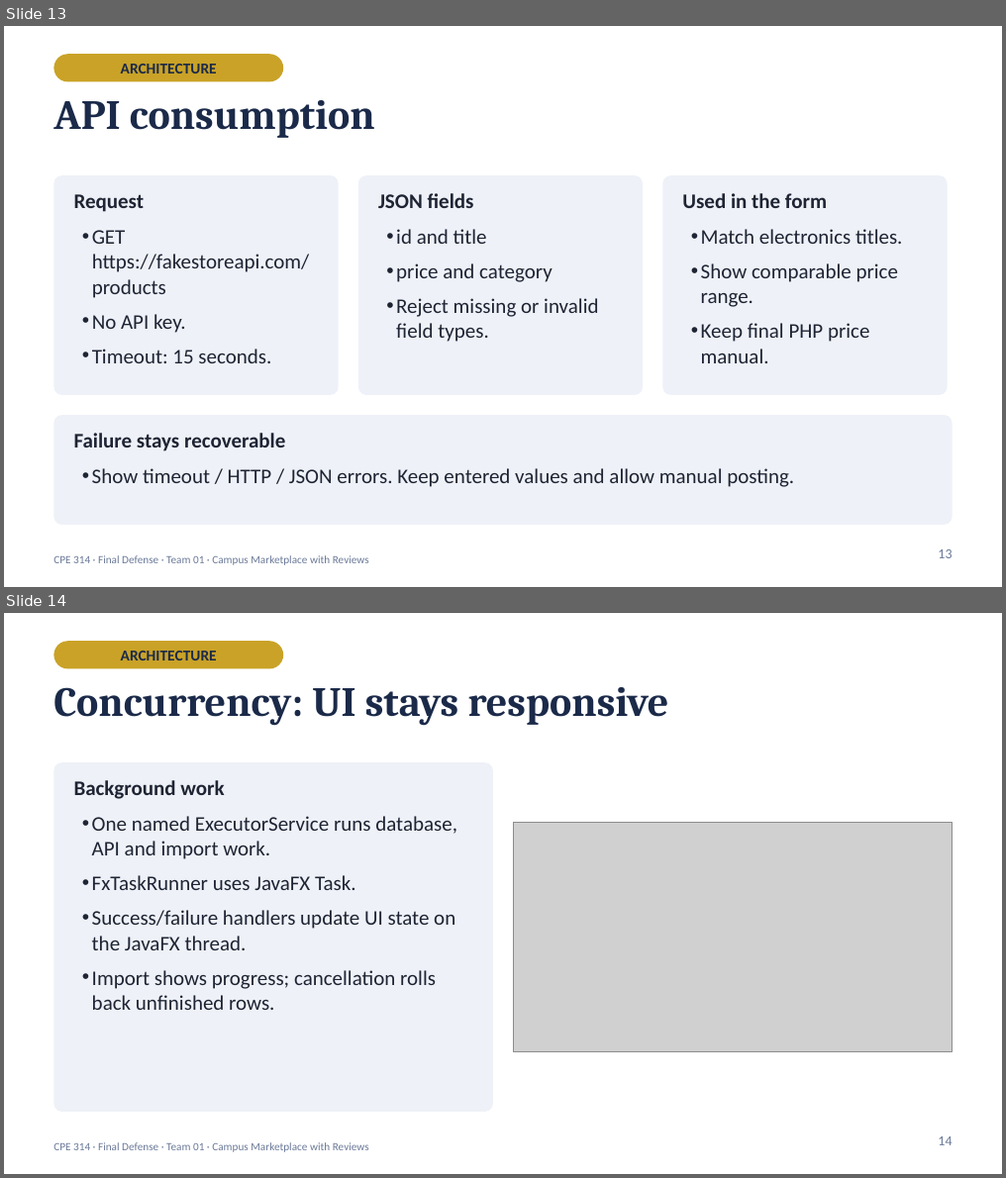
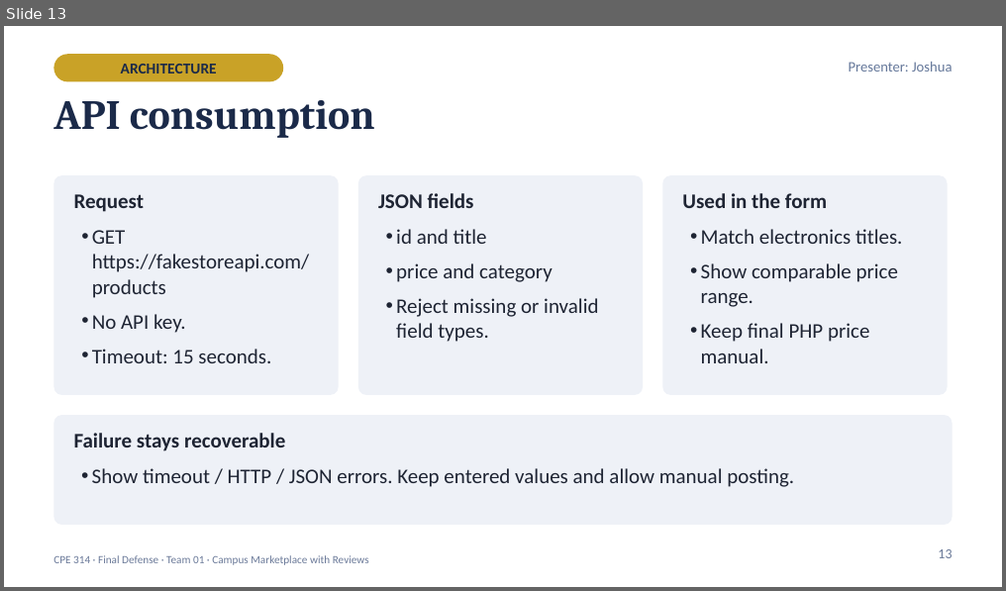
Before and after one commit to XionAce/cpe314-69323-capstone-team-01, a slide deck: docs/Group1_Campus_Marketplace_Final_Defense.pptx. Shown one above the other, each under a label of ours: slides 13 and 14 before the commit, slide 13 after it. The pictures are 1006x1178 and 1006x591 pixels, drawn with LibreOffice and Linux fonts; fonts in the diff are those of the drawing; grey boxes stand for pictures. Boxes give left, top, right and bottom in pixels: in the first picture for what was removed or moved away, otherwise in the second. Text is boxed around its words. In the diff, an @@ line names an element or a change of style, - is before the commit and + after.

```diff
--- a/docs/Group1_Campus_Marketplace_Final_Defense.pptx
+++ b/docs/Group1_Campus_Marketplace_Final_Defense.pptx
@@ slide 14 removed at <box>4,613,1002,1174</box>, background #FFFFFF; not listed: 1 template element that a slide beside it also shows @@
@@ rounded rectangle removed at <box>54,641,283,668</box> @@
@@ text removed at <box>121,651,217,661</box> @@
-ARCHITECTURE
@@ title removed at <box>54,687,669,726</box> @@
-Concurrency: UI stays responsive
@@ rounded rectangle removed at <box>54,762,493,1112</box> @@
@@ text removed at <box>74,780,457,1010</box> @@
-Background work
-• One named ExecutorService runs database, API and import work.
-• FxTaskRunner uses JavaFX Task.
-• Success/failure handlers update UI state on the JavaFX thread.
-• Import shows progress; cancellation rolls back unfinished rows.
@@ picture removed at <box>513,823,952,1053</box> @@
@@ page number removed at <box>938,1137,951,1146</box> @@
-14
@@ slide 13 changed as well @@
@@ text added at <box>848,62,951,72</box>, 10.5 pt, text #66799B @@
+Presenter: Joshua
```
Also in this commit, not shown: 18 other slides changed, 5 slides added, 2 other slides removed, 8 other files.
